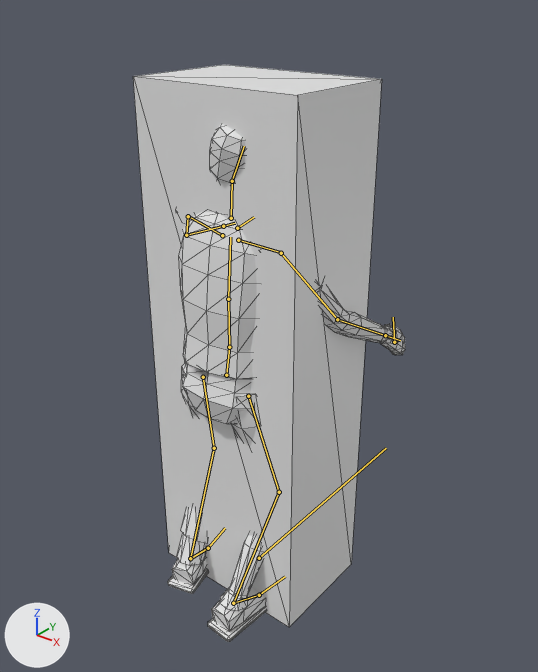
The glTF model public/assets/models/zmb/zmb_shambler_a.glb, before and after one commit.
Both versions are drawn from a camera (50 mm lens) standing at (1.444, -1.744, 2.068) and looking at (0.014, 0.043, 0.961). Lighting does not change. The marker at lower left points along +X, +Y and +Z. The first picture is the older version. Both versions are drawn at frame 17 of the action 'z_stagger'; the numbers are the values there. The bones that bend it are drawn over the model as lines. Mesh edges are drawn as thin lines. Objects named as collision shapes, trigger or cutter boxes, shadow casters or lower levels of detail are left out.

In view in the first picture: 'zmb_shambler_a_COL_box', 'zmb_shambler_a_LOD0'.
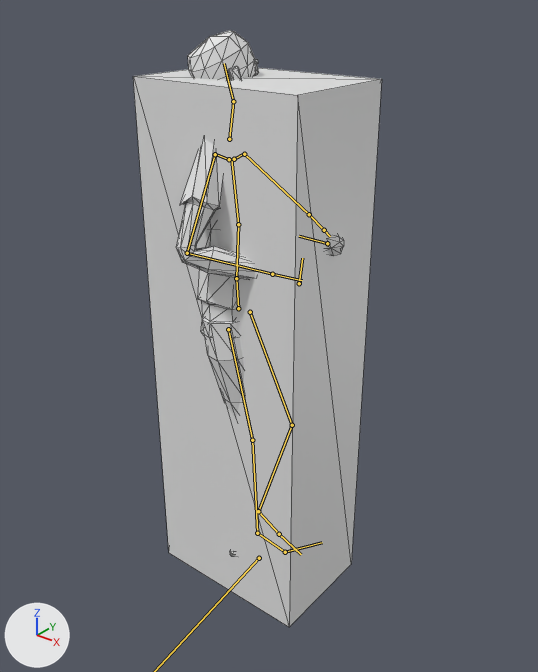
The change in detail:
Bone 'root' (bone_root) turns from (0, 0, 0) to (0, 0, -174) degrees about its own x, y and z.
Bone 'hips' (bone_hips) moves from (0.0, -0.08, -0.16) to (-0.018, 0.128, 0.081).
Bone 'hips' (bone_hips) turns from (8, 3, 2) to (19, 105, 26) degrees about its own x, y and z.
Bone 'spine' (bone_spine) turns from (-10, 0, 0) to (4, 6, -5) degrees about its own x, y and z.
Bone 'chest' (bone_chest) turns from (4, 0, 0) to (-8, 2, 0) degrees about its own x, y and z.
Bone 'neck' (bone_neck) turns from (-8, 0, 0) to (7, 17, 11) degrees about its own x, y and z.
Bone 'head' (bone_head) turns from (10, 0, 18) to (-15, 28, -7) degrees about its own x, y and z.
Bone 'shoulder_L' (bone_shoulder_l) turns from (3, -1, -6) to (0, 0, 0) degrees about its own x, y and z.
Bone 'upper_arm_L' (bone_upper_arm_l) turns from (35, -4, 2) to (115, 42, 84) degrees about its own x, y and z.
Bone 'forearm_L' (bone_forearm_l) turns from (40, 0, 0) to (61, -26, 27) degrees about its own x, y and z.
Bone 'shoulder_R' (bone_shoulder_r) turns from (-7, 0, 0) to (0, 0, 0) degrees about its own x, y and z.
Bone 'upper_arm_R' (bone_upper_arm_r) turns from (30, 0, 8) to (-33, -50, 62) degrees about its own x, y and z.
Bone 'forearm_R' (bone_forearm_r) turns from (30, 0, 0) to (76, 35, -28) degrees about its own x, y and z.
Bone 'hand_R' (bone_hand_r) turns from (0, 0, 0) to (1, -9, 0) degrees about its own x, y and z.
Bone 'thigh_L' (bone_thigh_l) turns from (28, -20, 0) to (17, 6, 3) degrees about its own x, y and z.
Bone 'shin_L' (bone_shin_l) turns from (-52, 0, 0) to (-40, 1, 0) degrees about its own x, y and z.
Bone 'foot_L' (bone_foot_l) turns from (32, 4, -9) to (-19, -11, 26) degrees about its own x, y and z.
Bone 'toe_L' (bone_toe_l) turns from (-2, 0, 0) to (-15, 0, 0) degrees about its own x, y and z.
Bone 'thigh_R' (bone_thigh_r) turns from (21, 16, -5) to (3, -8, 10) degrees about its own x, y and z.
Bone 'shin_R' (bone_shin_r) turns from (-47, 0, 0) to (-8, 0, 0) degrees about its own x, y and z.
Bone 'foot_R' (bone_foot_r) turns from (33, -5, 9) to (-24, -6, 14) degrees about its own x, y and z.
Bone 'toe_R' (bone_toe_r) turns from (0, 0, 0) to (39, 0, -1) degrees about its own x, y and z.

Pixel boxes (x1, y1, x2, y2) of what changed, in the pictures (538 x 672 px):
'zmb_shambler_a_LOD0', posed (29% narrower)
    before: (168, 124, 405, 642)
    after: (176, 30, 344, 557)
bone 'hips', root to tip
    before: (226, 375) to (229, 347)
    after: (238, 308) to (236, 278)
bone 'spine', root to tip
    before: (229, 347) to (228, 299)
    after: (236, 278) to (238, 224)
bone 'chest', root to tip
    before: (228, 299) to (230, 237)
    after: (238, 224) to (231, 158)
bone 'neck', root to tip
    before: (231, 218) to (232, 181)
    after: (229, 139) to (233, 101)
bone 'head', root to tip
    before: (232, 181) to (244, 146)
    after: (233, 101) to (224, 63)
bone 'shoulder_L', root to tip
    before: (222, 235) to (188, 216)
    after: (234, 159) to (244, 153)
bone 'upper_arm_L', root to tip
    before: (188, 216) to (186, 235)
    after: (244, 154) to (309, 214)
bone 'forearm_L', root to tip
    before: (186, 235) to (223, 226)
    after: (309, 214) to (324, 230)
bone 'shoulder_R', root to tip
    before: (238, 240) to (281, 252)
    after: (229, 159) to (215, 154)
bone 'upper_arm_R', root to tip
    before: (281, 253) to (337, 319)
    after: (215, 154) to (187, 253)
bone 'forearm_R', root to tip
    before: (337, 319) to (385, 335)
    after: (187, 253) to (272, 274)
bone 'hand_R', root to tip
    before: (385, 335) to (400, 340)
    after: (272, 274) to (302, 280)
bone 'thigh_L', root to tip
    before: (203, 377) to (214, 448)
    after: (250, 312) to (292, 425)
bone 'shin_L', root to tip
    before: (214, 448) to (190, 558)
    after: (292, 425) to (258, 511)
bone 'foot_L', root to tip
    before: (190, 558) to (208, 548)
    after: (258, 511) to (279, 534)
bone 'toe_L', root to tip
    before: (208, 548) to (225, 528)
    after: (279, 534) to (301, 554)
bone 'thigh_R', root to tip
    before: (248, 396) to (279, 492)
    after: (228, 329) to (252, 440)
bone 'shin_R', root to tip
    before: (279, 492) to (233, 603)
    after: (252, 440) to (257, 533)
bone 'foot_R', root to tip
    before: (233, 603) to (259, 595)
    after: (257, 533) to (285, 552)
bone 'toe_R', root to tip
    before: (259, 595) to (285, 576)
    after: (285, 552) to (322, 542)
